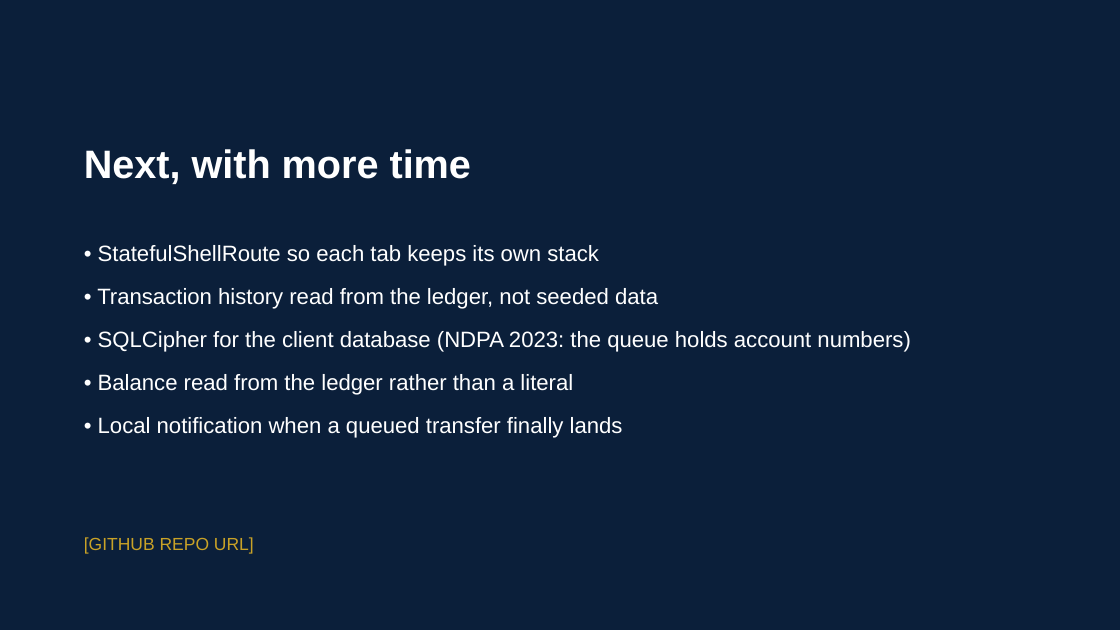
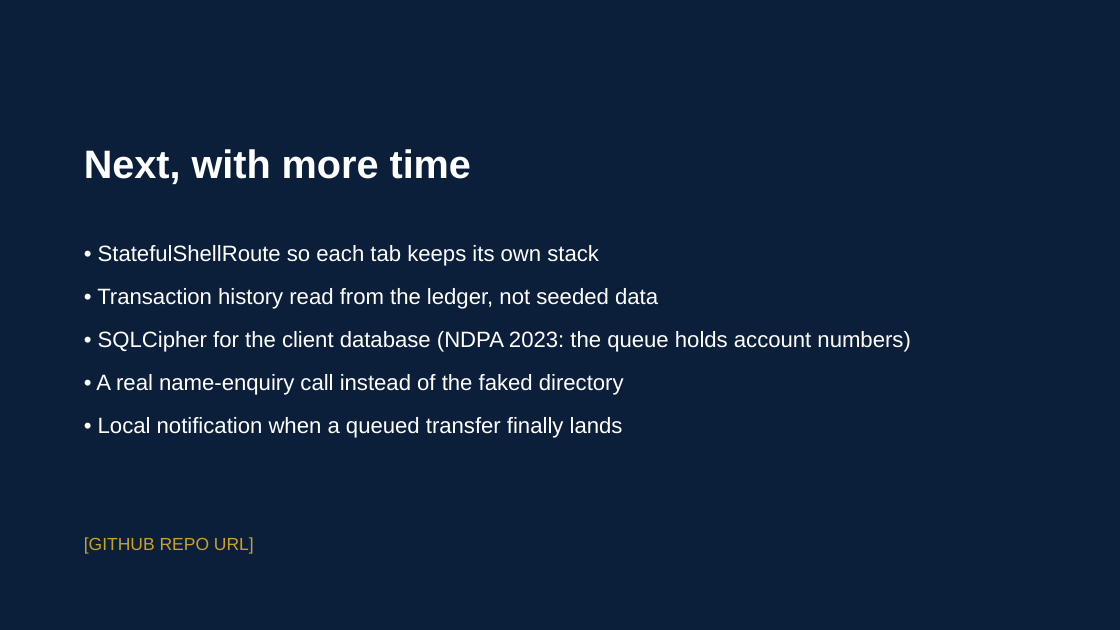
Before and after one commit to Miqhael857/NovaApp, a slide deck: slide 10 of NovaWallet_Send_and_Save_[YOUR_FULL_NAME].pptx. Drawn at 1120x630 pixels with LibreOffice and Linux fonts; fonts in the diff are those of the drawing. Boxes give left, top, right and bottom in pixels: in the first picture for what was removed or moved away, otherwise in the second. Text is boxed around its words. In the diff, an @@ line names an element or a change of style, - is before the commit and + after.

```diff
--- a/NovaWallet_Send_and_Save_[YOUR_FULL_NAME].pptx
+++ b/NovaWallet_Send_and_Save_[YOUR_FULL_NAME].pptx
@@ text at [96, 374, 624, 395]: text changed @@
-• Balance read from the ledger rather than a literal
+• A real name-enquiry call instead of the faked directory
```
Also in this commit, not shown: 1 other slide changed, 7 other files.
